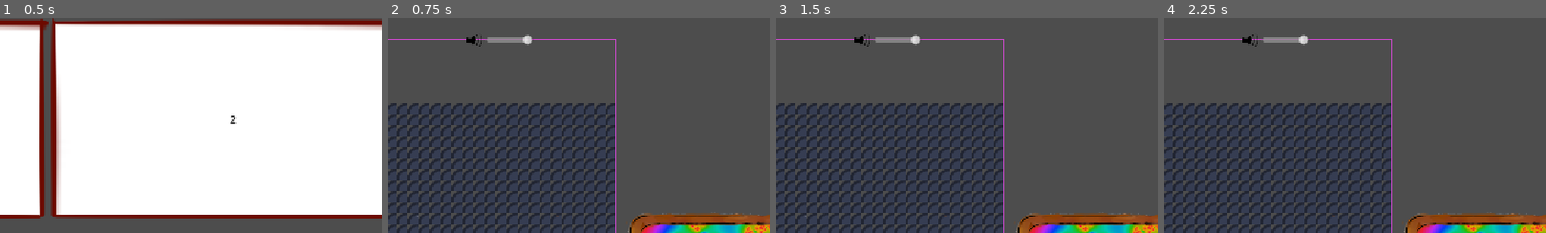
Above: before the commit, frames 1-4 (left to right).
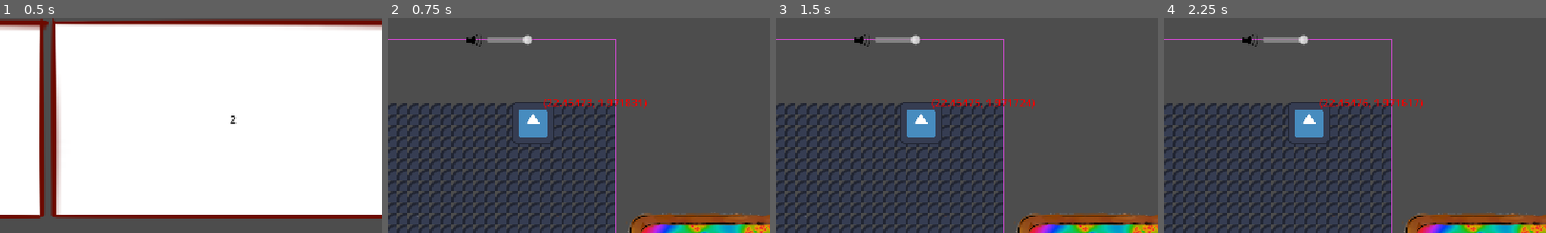
Above: after the commit, the same moments.

Repository: Wallted/ldjam-59
Game: Godot game, scene res://main.tscn
Two runs of this game, one before a commit and one after it. Both use one fixed random seed, a clock stepped at 60 frames per second and the inputs below. The engine's default icon, where the game draws it, is replaced by a stand-in: a white triangle on a blue panel in a dark square.
Inputs (mouse positions are % of the whole screen's width and height, from its top left):
- Up to frame 1 (0.5 s): no input
- Up to frame 2 (0.75 s): click "1" at 0.5 s
- Up to frame 3 (1.5 s): click (61, 24) at 1.27 s
- Up to frame 4 (2.25 s): click (61, 24) at 2.02 s
The pictures show only the part of the screen within x 42-92%, y 0-50%; the shares and areas given below are measured in that part.

Frame 1 is identical in both runs. In frame 2, 1.8% of the frame differs, in the area x 32-68%, y 37-59%; in frame 3, 1.8%; in frame 4, 1.8%.
Error before the commit: Parse Error: Expected closing "}" after dictionary elements. (res://species.gd:23)

Commit message:
poprawka

Diff:
--- a/animals/qudratoppator/qudratoppator.gd
+++ b/animals/qudratoppator/qudratoppator.gd
@@ -1,4 +1,3 @@
-class_name qudratoppator
 class_name Qudratoppator
 extends Chorister
 
--- a/species.gd
+++ b/species.gd
@@ -9,7 +9,6 @@
 	TIGEREVERBER
 }
 
-
 var ChoristerMap = {
 	ChoristerEnum.CHORIPRACTER: Choripracter,
 	ChoristerEnum.SINOCEROS: Sinoceros,
@@ -20,7 +19,6 @@
 }
 
 var ChoristerResMap = {
-	ChoristerEnum.SINOCEROS: preload("res://icon.svg")
 	ChoristerEnum.CHORIPRACTER:  preload("res://icon.svg"),
 	ChoristerEnum.SINOCEROS:  preload("res://icon.svg"),
 	ChoristerEnum.QUDRATOPPATOR:  preload("res://icon.svg"),
